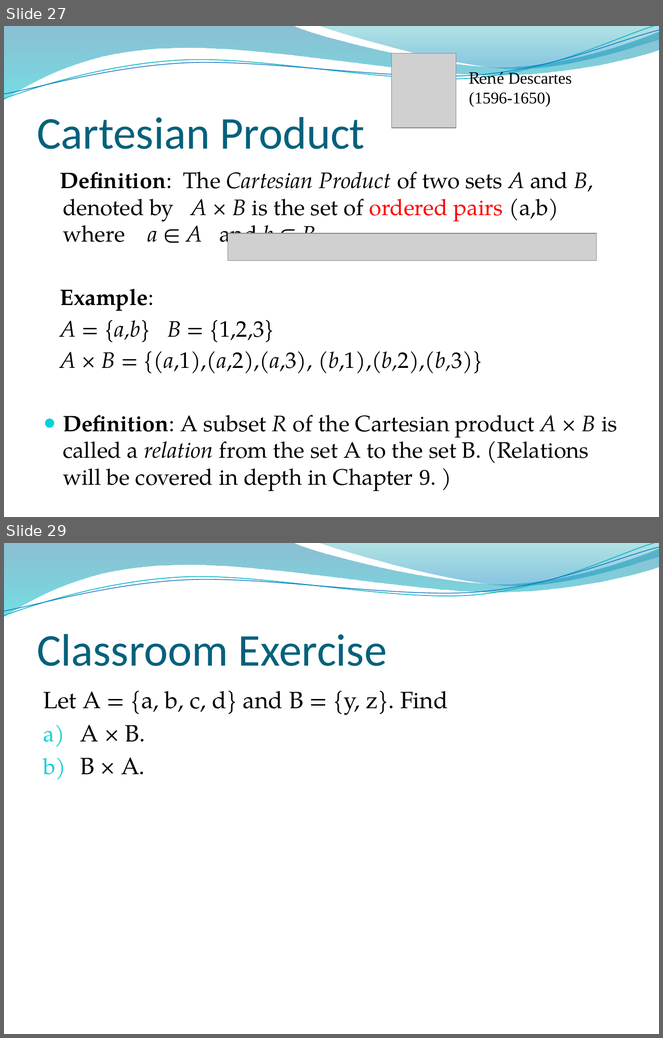
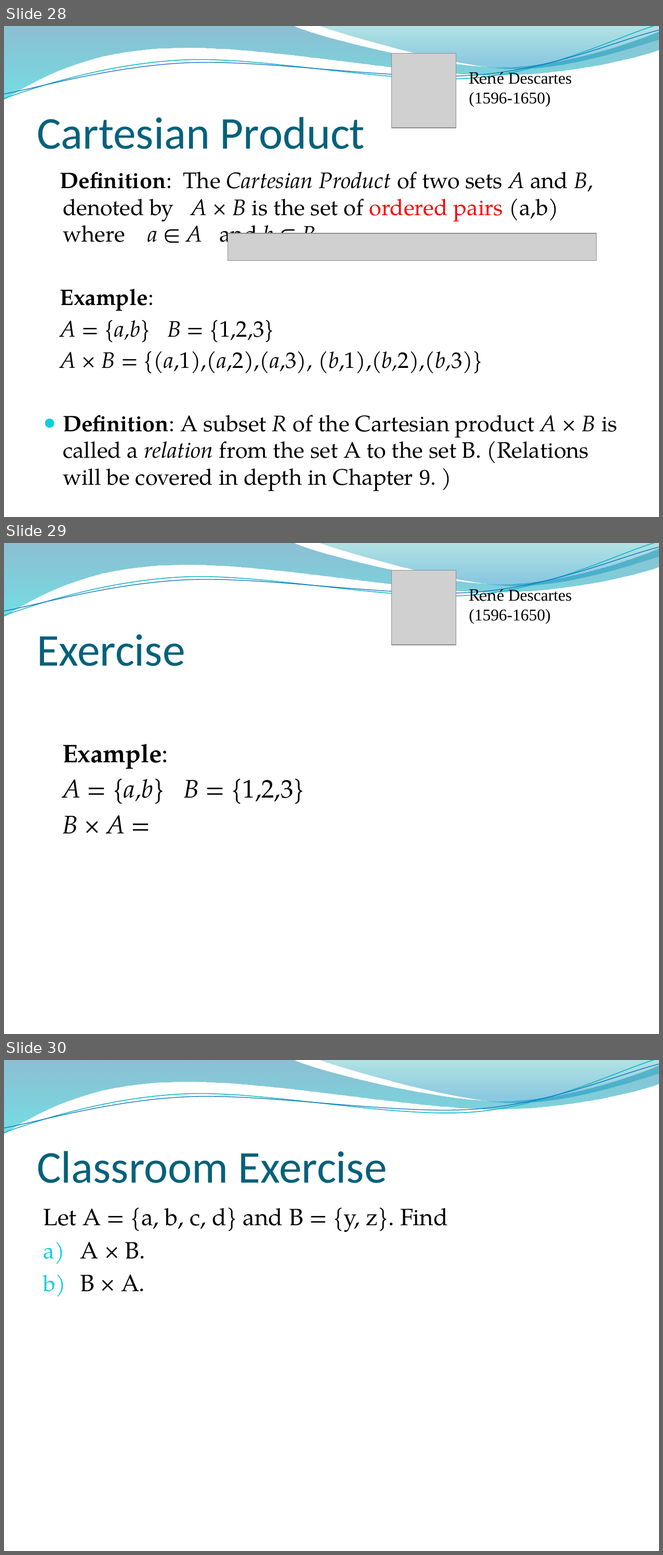
Before and after one commit to lin-chen-GA/lin-chen-GA.github.io, a slide deck: cs2620/slides/cs2620_notes2.pptx. Shown one above the other, each under a label of ours: slides 27 and 29 before the commit, slides 28, 29 and 30 after it; the slides between them are not shown. The pictures are 663x1038 and 663x1555 pixels, drawn with LibreOffice and Linux fonts; fonts in the diff are those of the drawing; grey boxes stand for pictures; background and template pictures are left out. Boxes give left, top, right and bottom in pixels: in the first picture for what was removed or moved away, otherwise in the second. Text is boxed around its words. In the diff, an @@ line names an element or a change of style, - is before the commit and + after.

```diff
--- a/cs2620/slides/cs2620_notes2.pptx
+++ b/cs2620/slides/cs2620_notes2.pptx
@@ slide 29 added at (4,543,659,1034), background picture (left out); not listed: 4 template elements that a slide beside it also shows @@
@@ picture added at (392,571,456,645) @@
@@ text added at (469,584,572,624), 18 pt, text #000000 @@
+René Descartes (1596-1650)
@@ title added at (37,635,185,666), 50 pt, text #04617B @@
+Exercise
@@ text added at (62,744,305,834), 28 pt, text #000000 @@
+Example:
+A = {a,b} B = {1,2,3}
+B × A =
@@ what was slide 27 is now slide 28 @@
@@ what was slide 29 is now slide 30 @@
```
Also in this commit, not shown: 3 slides changed, 4 other slides added, 2 other files.
